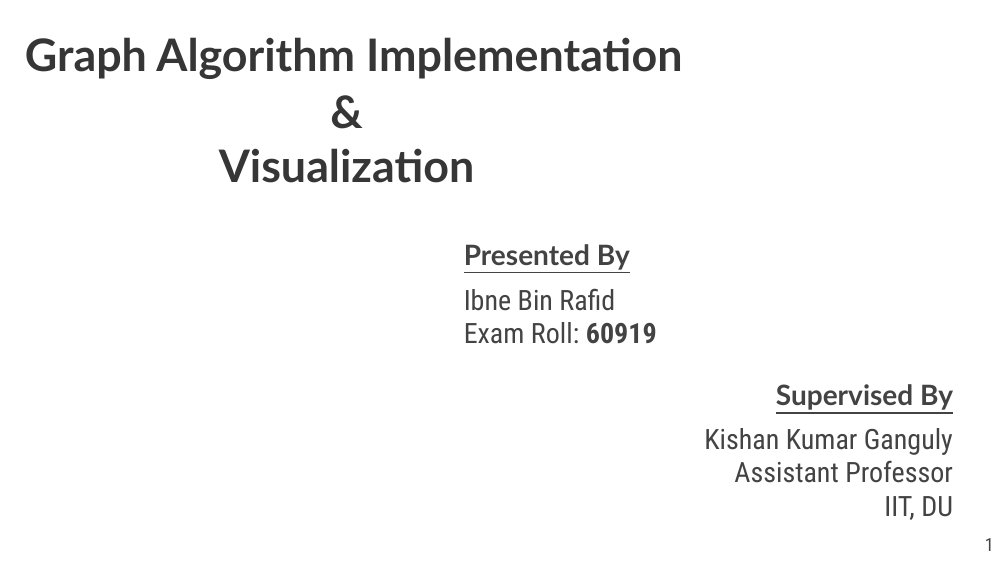
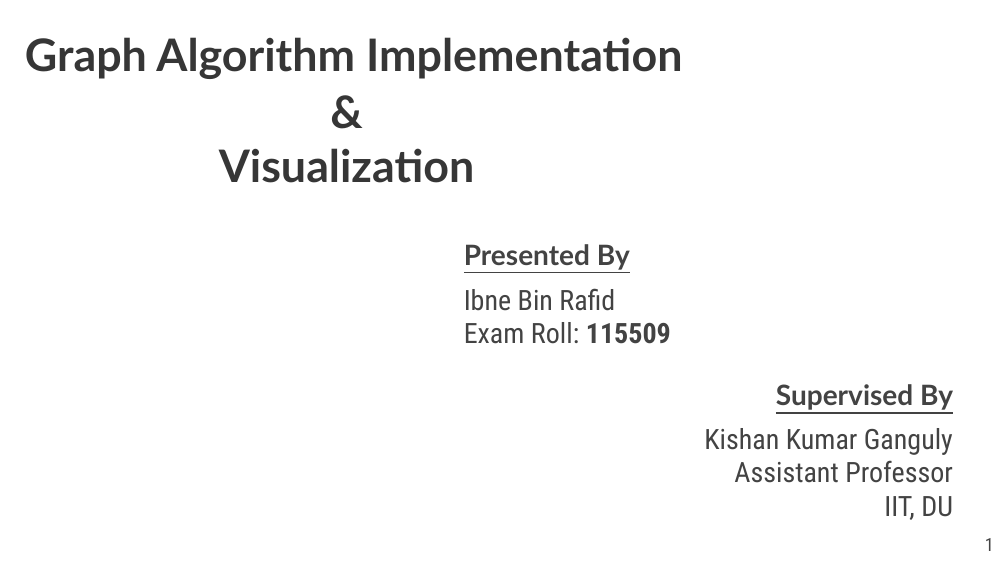
Before and after one commit to Rafid13iit/SPL_1, a slide deck: slide 1 of SPL1_FinalExam_slides.pptx. Drawn at 1008x567 pixels with LibreOffice and Linux fonts; fonts in the diff are those of the drawing; background and template pictures are left out. Boxes give left, top, right and bottom in pixels: in the first picture for what was removed or moved away, otherwise in the second. Text is boxed around its words. In the diff, an @@ line names an element or a change of style, - is before the commit and + after.

Commit message:
files are updated

```diff
--- a/SPL1_FinalExam_slides.pptx
+++ b/SPL1_FinalExam_slides.pptx
@@ text at [464,322,671,344]: text changed @@
-Exam Roll: 60919
+Exam Roll: 115509
```
